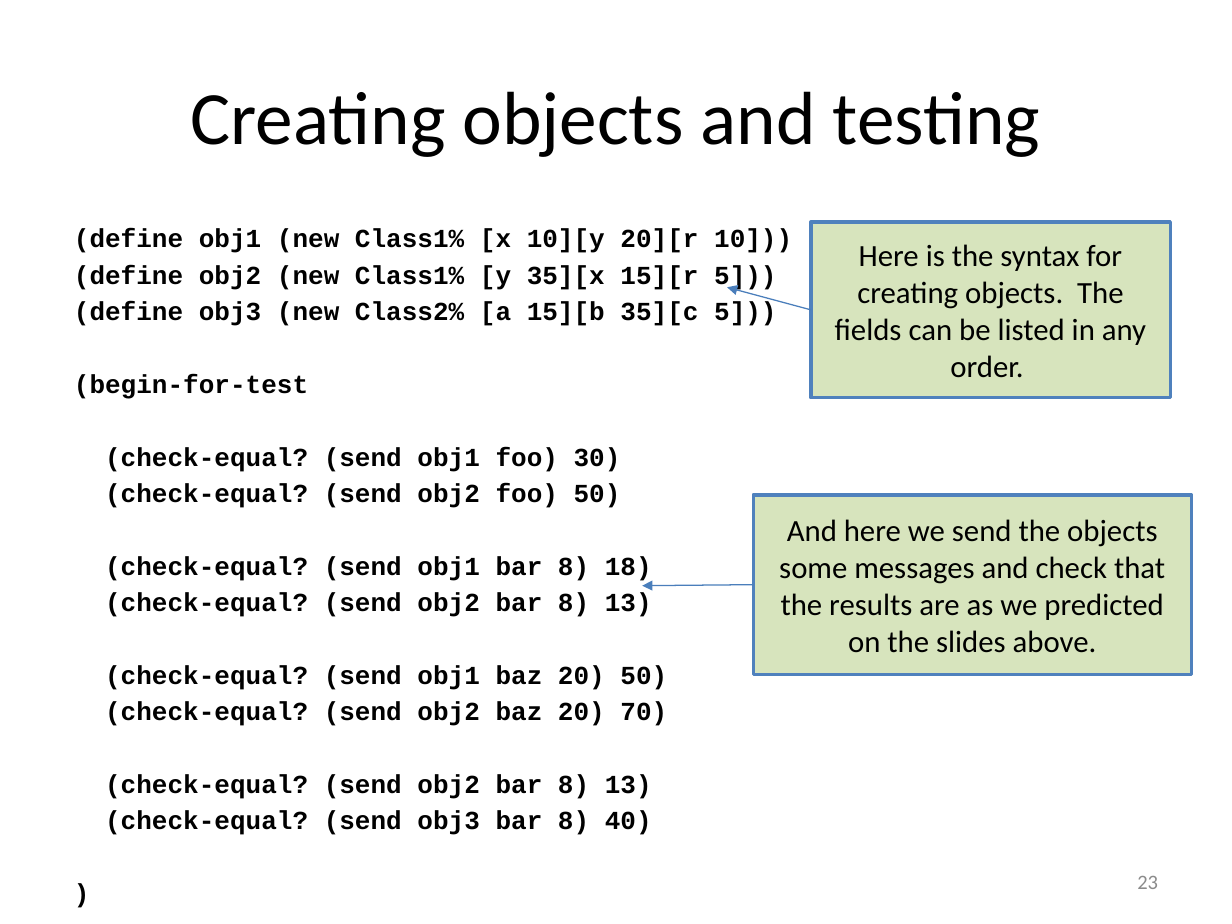
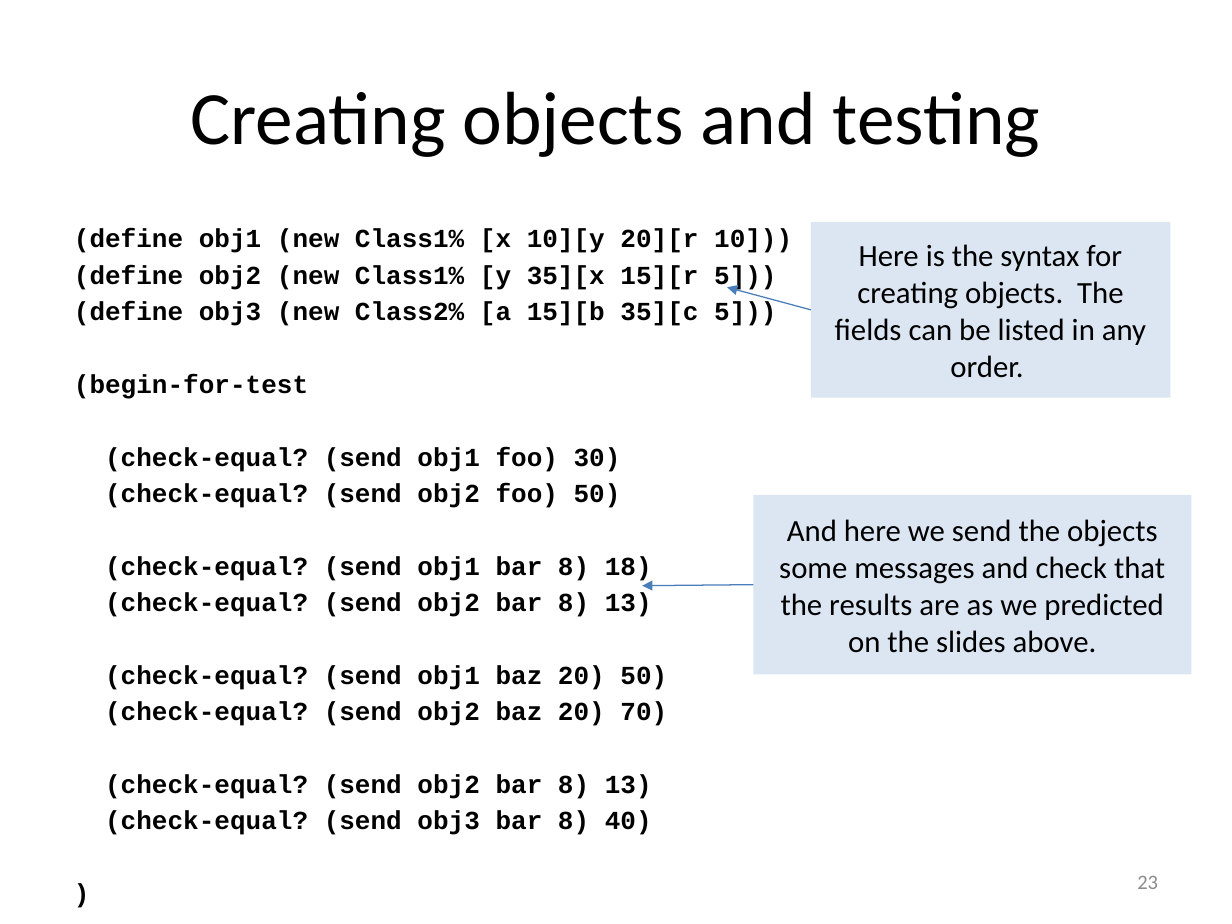
Before and after one commit to mwand/cs5010f16, a slide deck: slide 23 of Slides/Lesson 9.1 Classes, Objects, and Methods.pptx. Drawn at 1232x924 pixels with LibreOffice and Linux fonts; fonts in the diff are those of the drawing. Boxes give left, top, right and bottom in pixels: in the first picture for what was removed or moved away, otherwise in the second. Text is boxed around its words. In the diff, an @@ line names an element or a change of style, - is before the commit and + after.

```diff
--- a/Slides/Lesson 9.1 Classes, Objects, and Methods.pptx
+++ b/Slides/Lesson 9.1 Classes, Objects, and Methods.pptx
@@ rectangle "Here is the syntax for ..." at (x1=811, y1=222, x2=1170, y2=398): fill #D7E4BD to #DCE6F2; outline #4F81BD 2 pt to none @@
@@ rectangle "And here we send the ..." at (x1=753, y1=495, x2=1191, y2=675): fill #D7E4BD to #DCE6F2; outline #4F81BD 2 pt to none @@
```
Also in this commit, not shown: 13 other slides changed, 9 other files.
